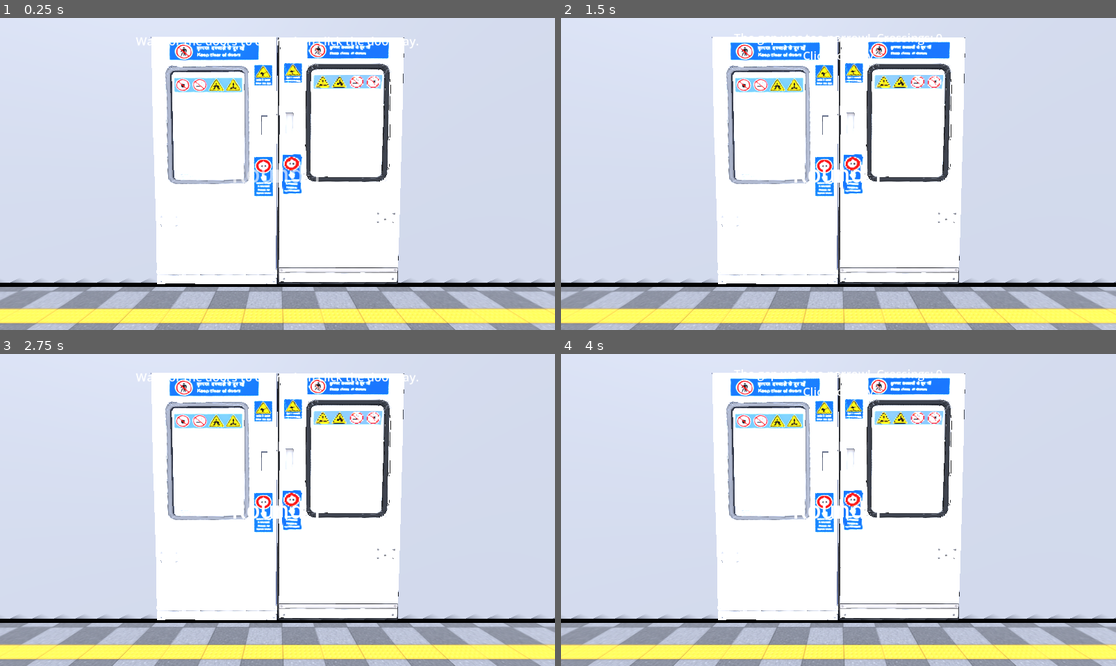
Above: before the commit, frames 1-4 (two rows, left to right).
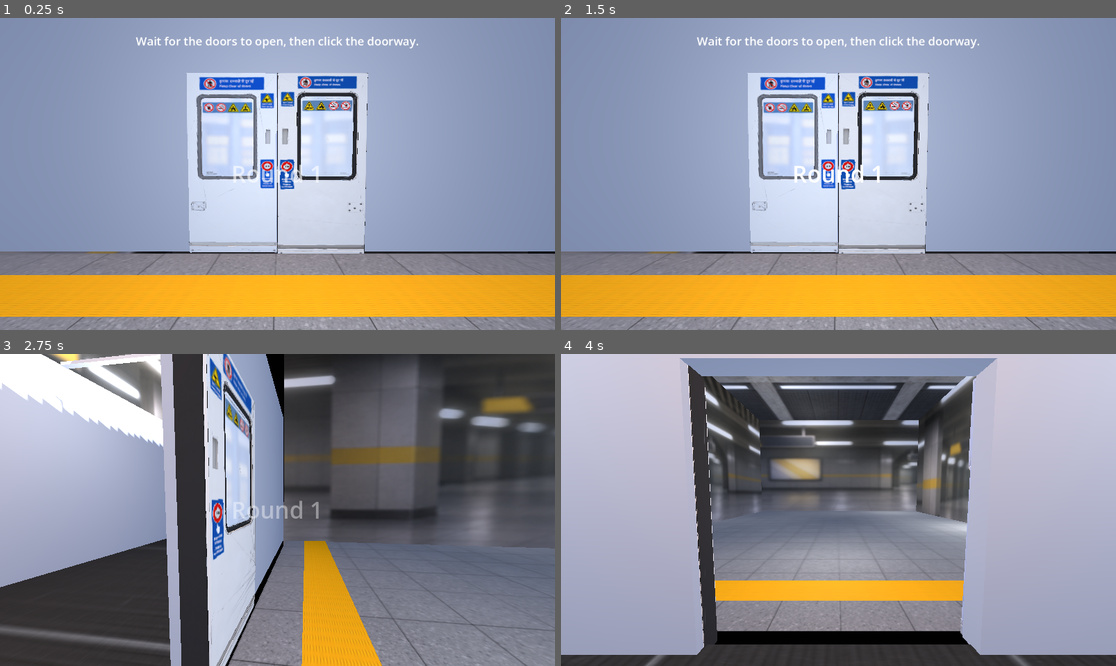
Above: after the commit, the same moments.

Repository: Vaibhav-hub123/DoorGambler
Game: Godot game, scene res://scenes/main.tscn
The game is run twice, just before and just after one commit, with the same random seed, the same clock (stepped at 60 frames per second) and the same inputs.
Inputs (mouse positions are in pixels of both pictures, inside the frame that each line leads up to):
- Up to frame 1 (0.25 s): no input
- Up to frame 2 (1.5 s): move the mouse to (960, 158) at 0.52 s; click (960, 158) at 0.67 s; tap Enter at 1.25 s; move the mouse to (727, 189) at 1.27 s; click (727, 189) at 1.42 s
- Up to frame 3 (2.75 s): tap Enter at 2 s; move the mouse to (333, 441) at 2.02 s; click (333, 441) at 2.17 s
- Up to frame 4 (4 s): move the mouse to (810, 572) at 2.77 s; click (810, 572) at 2.92 s; tap Enter at 3.5 s; move the mouse to (1005, 556) at 3.52 s; click (1005, 556) at 3.67 s

The runs differ from the first frame. In frame 1, 98% of the frame differs, in the area x 0-100%, y 0-100%; in frame 2, 98%; in frame 3, 95%; in frame 4, 91%.

Commit message:
added many things

Diff:
--- a/main.gd
+++ b/main.gd
@@ -202,6 +202,12 @@
 func start_round() -> void:
 	crossings = 0
 	if round_number == 2:
+		# Restore the previous in-car starting view for Round 2.
+		camera.global_transform = inside_spot.global_transform
+		camera.h_offset = 0.0
+		camera.v_offset = 0.0
+		shake_strength = 0.0
+		location = Location.INSIDE
 		begin_glitches()
 	else:
 		phase = Phase.PLAYING   # placeholder until round 3 has its own content
--- a/scenes/main.tscn
+++ b/scenes/main.tscn
@@ -1,10 +1,13 @@
 [gd_scene format=3 uid="uid://cq521dy65wn1r"]
 
 [ext_resource type="Script" uid="uid://csuu0xqwrrtbb" path="res://main.gd" id="1_o5qli"]
-[ext_resource type="Texture2D" uid="uid://bsulig1q7tub6" path="res://assets/metro_station_floor.png" id="3_floor_texture"]
+[ext_resource type="Texture2D" uid="uid://dnrpo0w7xwrpj" path="res://assets/metro_station_tiles.png" id="3_floor_texture"]
 [ext_resource type="Texture2D" uid="uid://bwepvg0ykinl5" path="res://assets/metro_car_floor.png" id="4_car_floor_texture"]
 [ext_resource type="PackedScene" uid="uid://bi5igl28o6vb7" path="res://assets/Meshy_AI_MetroLeftDoorSolidLowPoly_20261114_texture_remesh_tri_fbx/Meshy_AI_MetroLeftDoorSolidLowPoly_20261114_texture_remesh_tri.fbx" id="4_tbgi4"]
 [ext_resource type="PackedScene" uid="uid://cbggxfvol8bej" path="res://assets/Meshy_AI_MetroRightDoorLowPoly_20261114_texture_fbx/Meshy_AI_MetroRightDoorLowPoly_20261114_texture.fbx" id="5_tefeu"]
+[ext_resource type="Texture2D" uid="uid://cwrwwuexn2boe" path="res://assets/metro_station_view_blurred.png" id="6_station_view"]
+[ext_resource type="Texture2D" uid="uid://pvbk8ba5ujpv" path="res://assets/metro_tactile_strip.png" id="7_tactile_texture"]
+[ext_resource type="Texture2D" uid="uid://00r0tt7uyjp" path="res://assets/metro_station_ceiling.png" id="8_ceiling_texture"]
 
 [sub_resource type="Environment" id="Environment_main"]
 background_mode = 1
@@ -18,12 +21,36 @@
 
 [sub_resource type="StandardMaterial3D" id="Material_station_floor"]
 albedo_texture = ExtResource("3_floor_texture")
-uv1_scale = Vector3(19.39, 19.39, 19.39)
-uv1_offset = Vector3(0, 0.2, 0)
-point_size = 55.4
+roughness = 0.9
+uv1_scale = Vector3(8, 8, 1)
+
+[sub_resource type="PlaneMesh" id="PlaneMesh_tactile_strip"]
+size = Vector2(20, 0.5)
+
+[sub_resource type="StandardMaterial3D" id="Material_tactile_strip"]
+albedo_texture = ExtResource("7_tactile_texture")
+roughness = 0.85
+uv1_scale = Vector3(8, 1, 1)
 
 [sub_resource type="BoxMesh" id="BoxMesh_station_back"]
 size = Vector3(40, 4, 0.2)
+
+[sub_resource type="QuadMesh" id="QuadMesh_station_view"]
+size = Vector2(18, 7)
+
+[sub_resource type="StandardMaterial3D" id="Material_station_view"]
+cull_mode = 2
+albedo_texture = ExtResource("6_station_view")
+
+[sub_resource type="QuadMesh" id="QuadMesh_station_side"]
+size = Vector2(20, 7)
+
+[sub_resource type="PlaneMesh" id="PlaneMesh_station_ceiling"]
+size = Vector2(20, 20)
+
+[sub_resource type="StandardMaterial3D" id="Material_station_ceiling"]
+cull_mode = 2
+albedo_texture = ExtResource("8_ceiling_texture")
 
 [sub_resource type="PlaneMesh" id="PlaneMesh_car_floor"]
 size = Vector2(10, 3)
@@ -36,33 +63,117 @@
 [sub_resource type="BoxMesh" id="BoxMesh_wall"]
 size = Vector3(4, 3, 0.2)
 
+[sub_resource type="StandardMaterial3D" id="Material_cabin_wall"]
+albedo_color = Color(0.72, 0.75, 0.8, 1)
+roughness = 0.9
+
 [sub_resource type="BoxMesh" id="BoxMesh_top"]
 size = Vector3(2, 1, 0.2)
 
 [sub_resource type="BoxMesh" id="BoxMesh_back"]
 size = Vector3(10, 3, 0.2)
 
+[sub_resource type="BoxMesh" id="BoxMesh_cabin_light"]
+size = Vector3(0.08, 0.04, 2.2)
+
+[sub_resource type="StandardMaterial3D" id="Material_cabin_light"]
+albedo_color = Color(0.94, 0.98, 1, 1)
+
 [node name="Main" type="Node3D" unique_id=1411005492]
 script = ExtResource("1_o5qli")
 
 [node name="DirectionalLight3D" type="DirectionalLight3D" parent="." unique_id=1071499980]
-transform = Transform3D(0.86602527, 0.3535535, -0.35355362, 0, 0.7071069, 0.70710665, 0.50000024, -0.6123722, 0.61237246, 0, 0, 0)
+transform = Transform3D(0.86602527, 0.3535535, -0.35355362, 0, 0.7071069, 0.70710665, 0.50000024, -0.6123722, 0.61237246, 0, 0.50586295, 1.4222488)
 light_energy = 1.2
 shadow_enabled = true
 
 [node name="WorldEnvironment" type="WorldEnvironment" parent="." unique_id=1282071752]
 environment = SubResource("Environment_main")
 
-[node name="Floor" type="MeshInstance3D" parent="." unique_id=551268047]
-transform = Transform3D(1, 0, 0, 0, 1, 0, 0, 0, 1, -0.02408123, 9.536743e-07, 10.166019)
+[node name="Station" type="Node3D" parent="." unique_id=1834217221]
+transform = Transform3D(1, 0, 0, 0, 1, 0, 0, 0, 1, 0, 0, -3.8983212)
+
+[node name="Floor" type="MeshInstance3D" parent="Station" unique_id=551268047]
+transform = Transform3D(1, 0, 0, 0, 1, 0, 0, 0, 1, -0.02408123, 0, 14.064341)
 mesh = SubResource("PlaneMesh_floor")
 surface_material_override/0 = SubResource("Material_station_floor")
 
-[node name="Station" type="Node3D" parent="." unique_id=1834217221]
+[node name="PlatformSafetyStrip" type="MeshInstance3D" parent="Station" unique_id=987707747]
+transform = Transform3D(1, 0, 0, 0, 1, 0, 0, 0, 1, -0.02408123, 0.012, 4.779595)
+mesh = SubResource("PlaneMesh_tactile_strip")
+surface_material_override/0 = SubResource("Material_tactile_strip")
 
 [node name="BackWall" type="MeshInstance3D" parent="Station" unique_id=35299949]
-transform = Transform3D(1, 0, 0, 0, 1, 0, 0, 0, 1, 0, 3.6639304, 12.150731)
+transform = Transform3D(1, 0, 0, 0, 1, 0, 0, 0, 1, 0, 3.6639304, 89.12288)
 mesh = SubResource("BoxMesh_station_back")
+
+[node name="StationBackdrop" type="MeshInstance3D" parent="Station" unique_id=324434183]
+transform = Transform3D(1.3440037, 0, 0, 0, 1.2428055, 0, 0, 0, 0.08023084, -3.9100647e-05, 2.3162272, 15.691597)
+mesh = SubResource("QuadMesh_station_view")
+surface_material_override/0 = SubResource("Material_station_view")
+
+[node name="StationBackdrop2" type="MeshInstance3D" parent="Station" unique_id=579563450]
+transform = Transform3D(1.3440037, 0, 0, 0, 2.2068071, 0, 0, 0, 0.08023084, -3.9100647e-05, 2.3162272, -3.3458767)
+mesh = SubResource("QuadMesh_station_view")
+surface_material_override/0 = SubResource("Material_station_view")
+
+[node name="StationSideLeft" type="MeshInstance3D" parent="Station" unique_id=407955660]
+transform = Transform3D(3.1391647e-07, 0, 1, 0, 1.515454, 0, -1, 0, 3.1391647e-07, -5.0771904, 1.6684928, 5.805167)
+mesh = SubResource("QuadMesh_station_side")
+surface_material_override/0 = SubResource("Material_station_view")
+
+[node name="StationSideRight" type="MeshInstance3D" parent="Station" unique_id=113707556]
+transform = Transform3D(3.3908182e-07, 0, -1.0801657, 0, 1.0801657, 0, 1.0801657, 0, 3.3908182e-07, 4.993662, 1.9903893, 14.814501)
+mesh = SubResource("QuadMesh_station_side")
+surface_material_override/0 = SubResource("Material_station_view")
+
+[node name="StationRearBackdrop" type="MeshInstance3D" parent="Station" unique_id=138210818]
+transform = Transform3D(1, 0, 0, 0, 1, 0, 0, 0, 1, 0, 3.5, 24.06434)
+mesh = SubResource("QuadMesh_station_side")
+surface_material_override/0 = SubResource("Material_station_view")
+
+[node name="StationCeiling" type="MeshInstance3D" parent="Station" unique_id=1816889569]
+transform = Transform3D(1, 0, 0, 0, 1, 0, 0, 0, 1, 0, 5.8, 14.06434)
+mesh = SubResource("PlaneMesh_station_ceiling")
+surface_material_override/0 = SubResource("Material_station_ceiling")
+
+[node name="InteriorLightLeft2" type="OmniLight3D" parent="Station" unique_id=1898287922]
+transform = Transform3D(1, 0, 0, 0, 1, 0, 0, 0, 1, -4.532689, 4.3116245, 8.8057375)
+light_energy = 1.89
+omni_range = 5.5
+
+[node name="InteriorLightLeft3" type="OmniLight3D" parent="Station" unique_id=286754337]
+transform = Transform3D(1, 0, 0, 0, 1, 0, 0, 0, 1, 1.4830611, 4.3116245, 14.37914)
+light_energy = 1.109
+light_indirect_energy = 1.19
+omni_range = 5.5
+
+[node name="InteriorLightLeft4" type="OmniLight3D" parent="Station" unique_id=1483859523]
+transform = Transform3D(1, 0, 0, 0, 1, 0, 0, 0, 1, 2.6400137, 4.3116245, 10.676746)
+omni_range = 5.5
+
+[node name="InteriorLightLeft5" type="OmniLight3D" parent="Station" unique_id=298488187]
+transform = Transform3D(1, 0, 0, 0, 1, 0, 0, 0, 1, 7.82447, 4.3116245, 10.676746)
+omni_range = 5.5
+
+[node name="InteriorLightLeft6" type="OmniLight3D" parent="Station" unique_id=1581547999]
+transform = Transform3D(1, 0, 0, 0, 1, 0, 0, 0, 1, -4.532689, 1.1180418, 8.8057375)
+light_energy = 1.89
+omni_range = 5.5
+
+[node name="InteriorLightLeft7" type="OmniLight3D" parent="Station" unique_id=110959977]
+transform = Transform3D(1, 0, 0, 0, 1, 0, 0, 0, 1, -3.3256428, 1.8544631, 14.37914)
+light_energy = 1.109
+light_indirect_energy = 1.19
+omni_range = 5.5
+
+[node name="InteriorLightLeft8" type="OmniLight3D" parent="Station" unique_id=1097288843]
+transform = Transform3D(1, 0, 0, 0, 1, 0, 0, 0, 1, 0.08286786, 1.3151706, 5.805646)
+omni_range = 5.5
+
+[node name="InteriorLightLeft9" type="OmniLight3D" parent="Station" unique_id=1139043908]
+transform = Transform3D(1, 0, 0, 0, 1, 0, 0, 0, 1, 7.82447, 1.1180418, 10.676746)
+omni_range = 5.5
 
 [node name="Train" type="Node3D" parent="." unique_id=1729372123]
 
@@ -74,46 +185,67 @@
 [node name="WallLeft" type="MeshInstance3D" parent="Train" unique_id=1632452237]
 transform = Transform3D(1, 0, 0, 0, 1, 0, 0, 0, 1, -3, 1.5, 0)
 mesh = SubResource("BoxMesh_wall")
+surface_material_override/0 = SubResource("Material_cabin_wall")
 
 [node name="WallRight" type="MeshInstance3D" parent="Train" unique_id=358240239]
 transform = Transform3D(1, 0, 0, 0, 1, 0, 0, 0, 1, 3, 1.5, 0)
 mesh = SubResource("BoxMesh_wall")
+surface_material_override/0 = SubResource("Material_cabin_wall")
 
 [node name="WallTop" type="MeshInstance3D" parent="Train" unique_id=303587657]
 transform = Transform3D(1, 0, 0, 0, 1, 0, 0, 0, 1, 0, 2.5, 0)
 mesh = SubResource("BoxMesh_top")
+surface_material_override/0 = SubResource("Material_cabin_wall")
 
 [node name="WallBack" type="MeshInstance3D" parent="Train" unique_id=1669543443]
 transform = Transform3D(1, 0, 0, 0, 1, 0, 0, 0, 1, 0, 1.5, -3)
 mesh = SubResource("BoxMesh_back")
+surface_material_override/0 = SubResource("Material_cabin_wall")
 
 [node name="InteriorLight" type="OmniLight3D" parent="Train" unique_id=2114800329]
-transform = Transform3D(1, 0, 0, 0, 1, 0, 0, 0, 1, 0, 3.4, -1.0518754)
-light_color = Color(1, 0.83, 0.62, 1)
-light_energy = 2.0
-shadow_enabled = true
-omni_range = 8.0
+transform = Transform3D(1, 0, 0, 0, 1, 0, 0, 0, 1, 0, 2.5, -1.45)
+light_color = Color(1, 0.76, 0.55, 1)
+light_energy = 1.3
+omni_range = 7.0
+
+[node name="InteriorLightLeft" type="OmniLight3D" parent="Train" unique_id=689003704]
+transform = Transform3D(1, 0, 0, 0, 1, 0, 0, 0, 1, -2.4, 2.5, -1.45)
+omni_range = 5.5
+
+[node name="InteriorLightRight" type="OmniLight3D" parent="Train" unique_id=134297008]
+transform = Transform3D(1, 0, 0, 0, 1, 0, 0, 0, 1, 2.4, 2.5, -1.45)
+omni_range = 5.5
+
+[node name="CeilingLightLeft" type="MeshInstance3D" parent="Train" unique_id=373502420]
+transform = Transform3D(1, 0, 0, 0, 1, 0, 0, 0, 1, -2.4, 2.82, -1.45)
+mesh = SubResource("BoxMesh_cabin_light")
+surface_material_override/0 = SubResource("Material_cabin_light")
+
+[node name="CeilingLightRight" type="MeshInstance3D" parent="Train" unique_id=149594163]
+transform = Transform3D(1, 0, 0, 0, 1, 0, 0, 0, 1, 2.4, 2.82, -1.45)
+mesh = SubResource("BoxMesh_cabin_light")
+surface_material_override/0 = SubResource("Material_cabin_light")
 
 [node name="DoorLeft" type="MeshInstance3D" parent="Train" unique_id=1389175952]
 transform = Transform3D(1, 0, 0, 0, 1, 0, 0, 0, 1, -0.5, 1, 0.06)
 
 [node name="Meshy_AI_MetroLeftDoorSolidLowPoly_20261114_texture_remesh_tri" parent="Train/DoorLeft" unique_id=202356035 instance=ExtResource("4_tbgi4")]
-transform = Transform3D(1.2155, 0, 0, 0, 1.05114, 0, 0, 0, 0.7365, 0, 0, 0)
+transform = Transform3D(1.2155, 0, 0, 0, 1.05114, 0, 0, 0, 0.8410809, 0, 0, 0)
 
 [node name="DoorRight" type="MeshInstance3D" parent="Train" unique_id=1807624690]
-transform = Transform3D(1, 0, 0, 0, 1, 0, 0, 0, 1, 0.5, 1, 0.06)
+transform = Transform3D(1, 0, 0, 0, 1, 0, 0, 0, 1.1419971, 0.5, 1, 0.06)
 
 [node name="Meshy_AI_MetroRightDoorLowPoly_20261114_texture" parent="Train/DoorRight" unique_id=448501326 instance=ExtResource("5_tefeu")]
-transform = Transform3D(2.5924, 0, 0, 0, 2.10267, 0, 0, 0, 1.06044, 0, 0, 0)
+transform = Transform3D(2.5924, 0, 0, 0, 2.1670318, 0, 0, 0, 1.06044, -0.010761738, -0.022972822, 0)
 
 [node name="PlatformSpot" type="Marker3D" parent="." unique_id=165085940]
-transform = Transform3D(1, 0, 0, 0, 1, 0, 0, 0, 1, 0, 1.6, 4)
+transform = Transform3D(1, -6.1405866e-05, -0.0002548802, 7.234457e-05, 0.999069, 0.043141335, 0.00025199377, -0.04314135, 0.999069, 0, 0.99357843, 2.4059045)
 
 [node name="InsideSpot" type="Marker3D" parent="." unique_id=600882114]
-transform = Transform3D(-1, 0, -3.2584137e-07, 0, 1, 0, 3.2584137e-07, 0, -1, 0, 1.6, -1.5)
+transform = Transform3D(-1, 2.6039512e-08, -3.2479923e-07, 0, 0.99680173, 0.07991469, 3.2584137e-07, 0.07991469, -0.99680173, 0, 1.15, -1.45)
 
 [node name="Camera3D" type="Camera3D" parent="." unique_id=1701224464]
-transform = Transform3D(1, -6.1405866e-05, -0.0002548802, 7.234457e-05, 0.999069, 0.043141335, 0.00025199377, -0.04314135, 0.999069, 0, 0.9888834, 1.774606)
+transform = Transform3D(1, -6.1405866e-05, -0.0002548802, 7.234457e-05, 0.999069, 0.043141335, 0.00025199377, -0.04314135, 0.999069, 0, 0.99357843, 2.4059045)
 current = true
 
 [node name="CanvasLayer" type="CanvasLayer" parent="." unique_id=1234567890]
Binary file added: assets/metro_station_ceiling.png
Not shown, added: assets/metro_station_ceiling.png.import
Binary file added: assets/metro_station_tiles.png
Not shown, added: assets/metro_station_tiles.png.import
Binary file added: assets/metro_station_view_blurred.png
Not shown, added: assets/metro_station_view_blurred.png.import
Binary file added: assets/metro_tactile_strip.png
Not shown, added: assets/metro_tactile_strip.png.import
